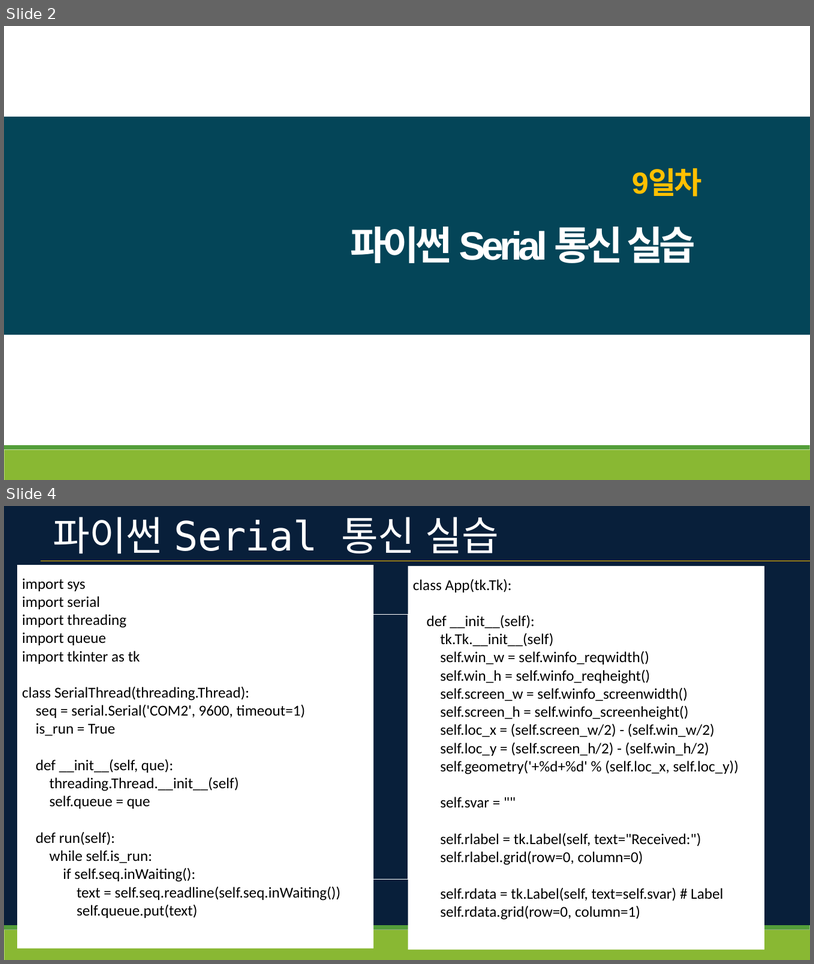
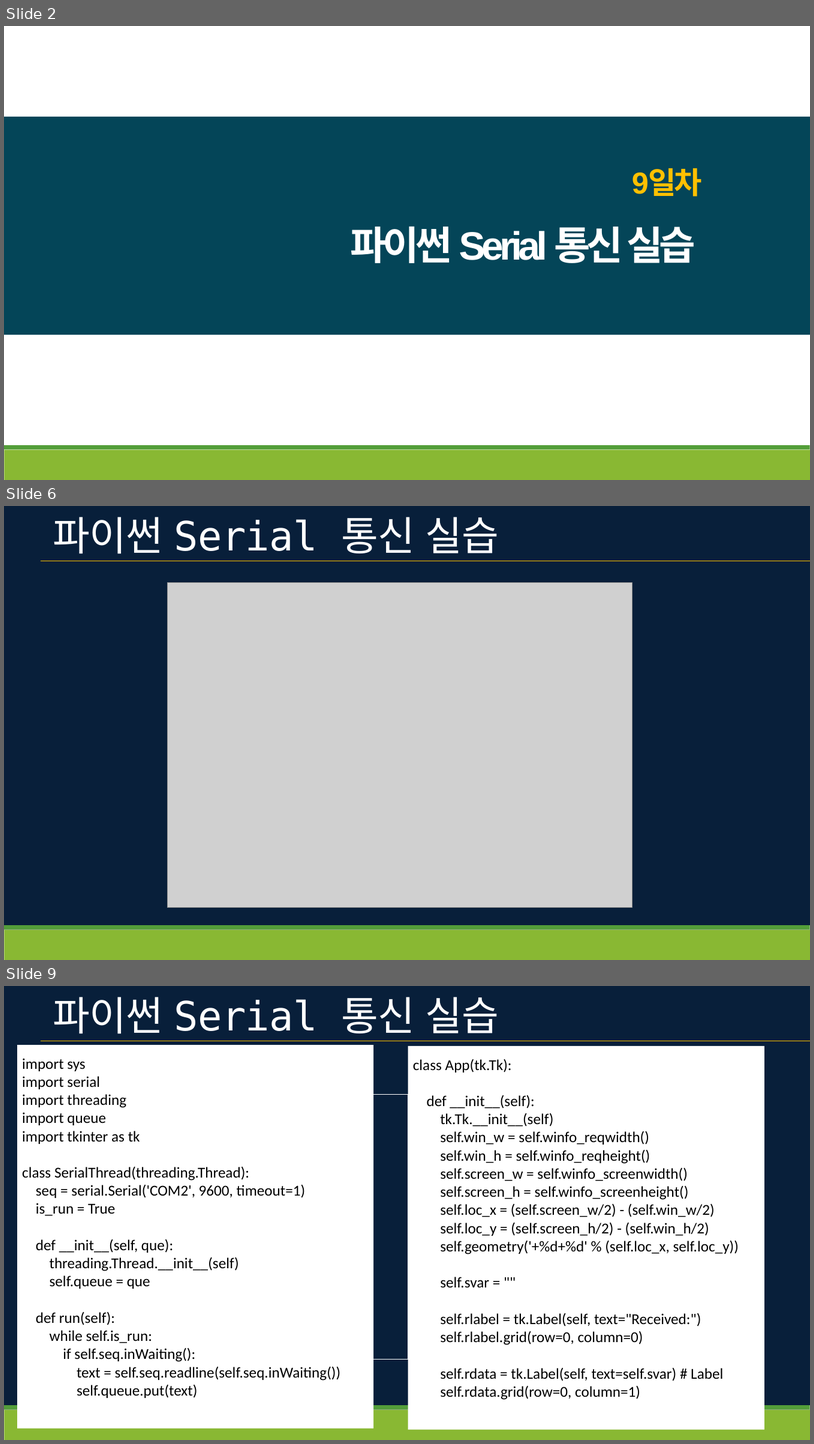
Before and after one commit to bmj815/PythonClass, a slide deck: 파이썬 Serial 통신 실습.pptx. Shown one above the other, each under a label of ours: slides 2 and 4 before the commit, slides 2, 6 and 9 after it; the slides between them are not shown. The pictures are 814x964 and 814x1444 pixels, drawn with LibreOffice and Linux fonts; fonts in the diff are those of the drawing; grey boxes stand for pictures; background and template pictures are left out. Boxes give left, top, right and bottom in pixels: in the first picture for what was removed or moved away, otherwise in the second. Text is boxed around its words. In the diff, an @@ line names an element or a change of style, - is before the commit and + after.

```diff
--- a/파이썬 Serial 통신 실습.pptx
+++ b/파이썬 Serial 통신 실습.pptx
@@ slide 6 added at (4, 506, 810, 960), background #FFFFFF; not listed: 4 template elements that a slide beside it also shows @@
@@ title added at (53, 517, 500, 554), 48 pt, text #FFFFFF @@
+파이썬 Serial 통신 실습
@@ freeform shape added at (40, 561, 810, 561), outline #FFC000 0.48 pt @@
@@ picture added at (167, 582, 633, 907) @@
@@ what was slide 4 is now slide 9 @@
```
Also in this commit, not shown: 1 slide changed, 4 other slides added.
